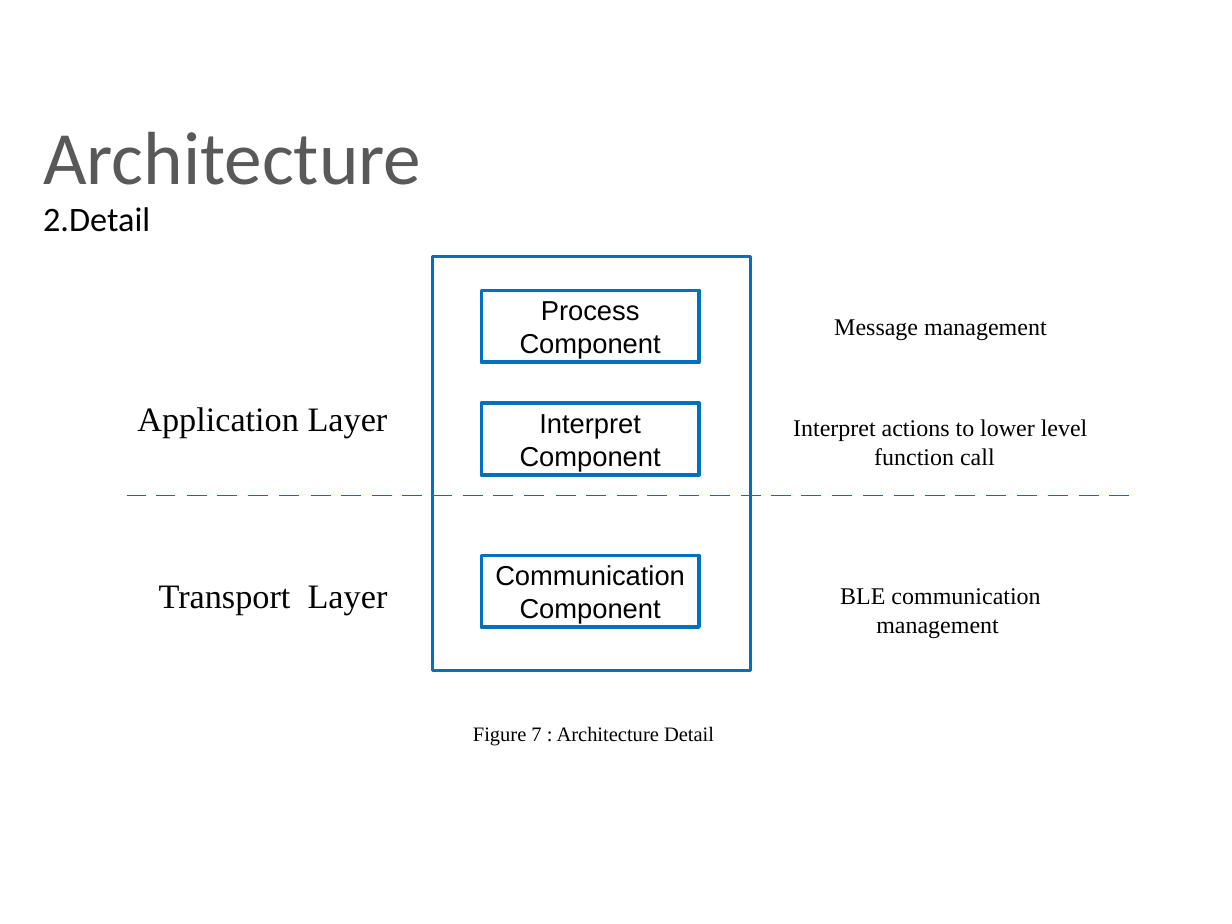
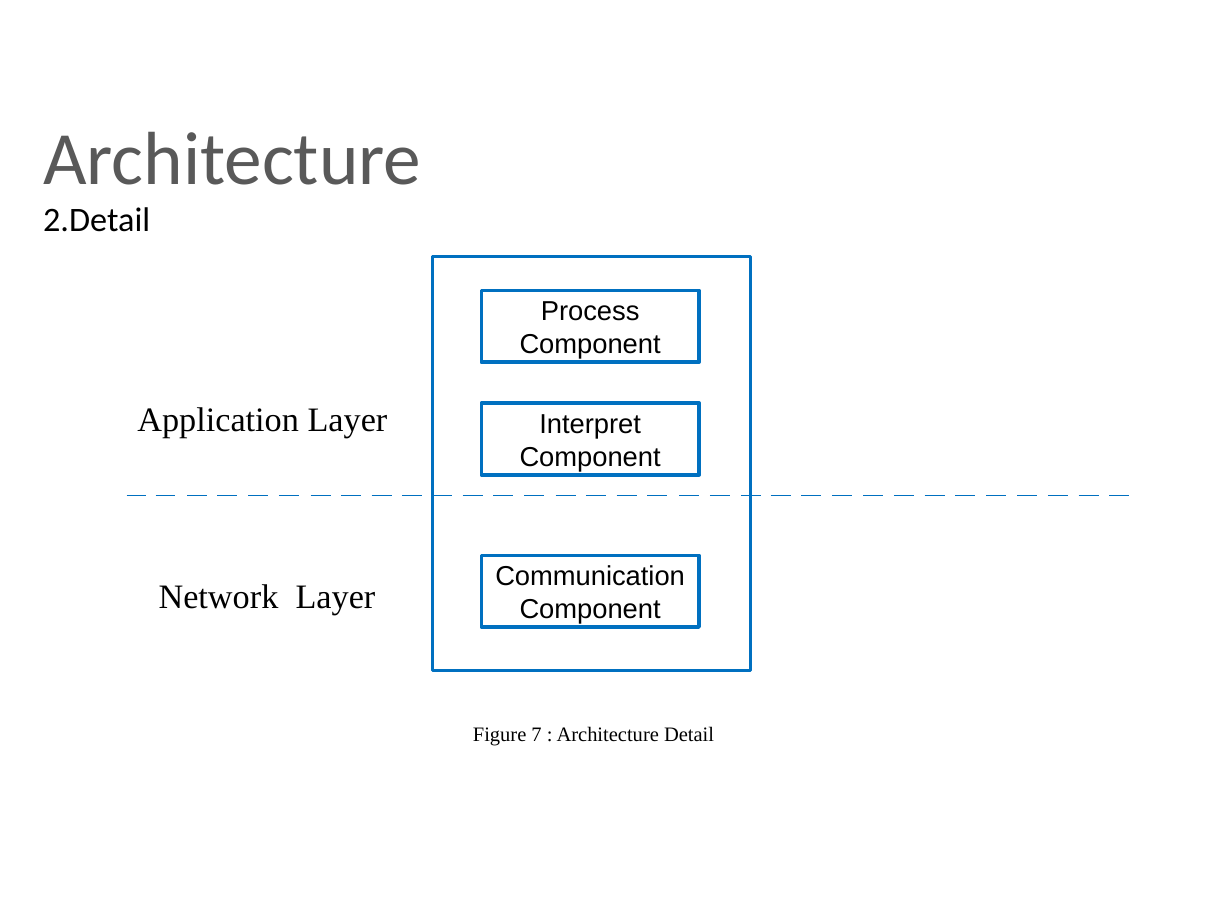
Before and after one commit to chennanoka/Thesis, a slide deck: slide 10 of ThesisPresentationV1.pptx (slide 11 before the commit). Drawn at 1232x924 pixels with LibreOffice and Linux fonts; fonts in the diff are those of the drawing; background and template pictures are left out. Boxes give left, top, right and bottom in pixels: in the first picture for what was removed or moved away, otherwise in the second. Text is boxed around its words. In the diff, an @@ line names an element or a change of style, - is before the commit and + after.

```diff
--- a/ThesisPresentationV1.pptx
+++ b/ThesisPresentationV1.pptx
@@ text removed at [834, 319, 1047, 341] @@
-Message management
@@ text removed at [793, 419, 1088, 466] @@
-Interpret actions to lower level function call
@@ text at [159, 584, 376, 615]: text changed @@
-Transport Layer
+Network Layer
@@ text removed at [840, 588, 1040, 639] @@
-BLE communication management
```
Also in this commit, not shown: 1 other slide changed, 1 slide removed, 8 other files.
